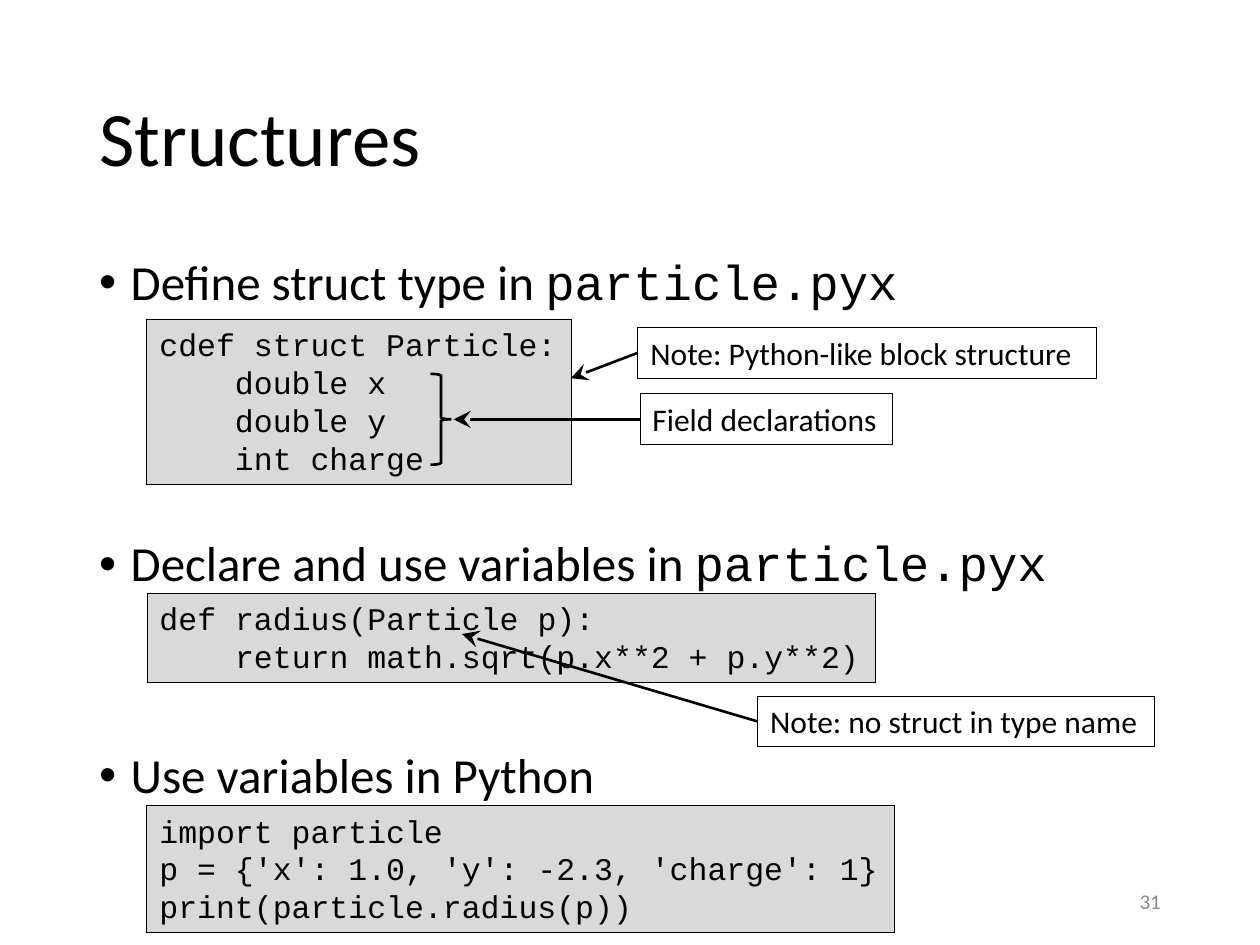
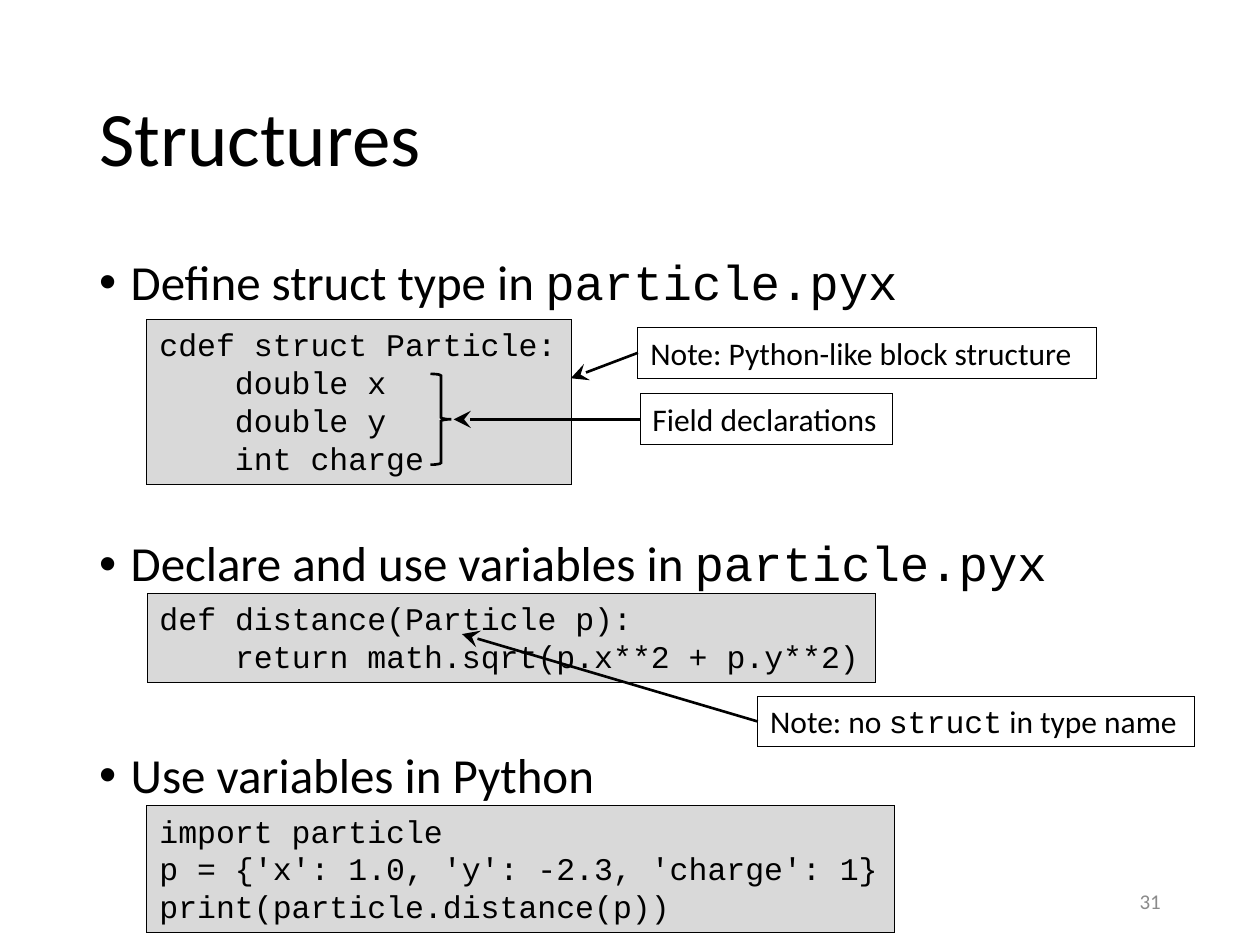
Before and after one commit to gjbex/training-material, a slide deck: slide 31 of Python/python_hpc.pptx. Drawn at 1260x945 pixels with LibreOffice and Linux fonts; fonts in the diff are those of the drawing. Boxes give left, top, right and bottom in pixels: in the first picture for what was removed or moved away, otherwise in the second. Text is boxed around its words. In the diff, an @@ line names an element or a change of style, - is before the commit and + after.

Commit message:
Fixed typos; small updates

```diff
--- a/Python/python_hpc.pptx
+++ b/Python/python_hpc.pptx
@@ text in rectangle at (x1=159, y1=608, x2=632, y2=640): text changed @@
-def radius(Particle p):
+def distance(Particle p):
@@ rectangle "Note: no struct in type ..." resized from (x1=757, y1=696, x2=1154, y2=746) to (x1=757, y1=696, x2=1194, y2=746) @@
@@ rectangle "Note: no struct in type ..." at (x1=757, y1=696, x2=1194, y2=746): font Calibri to Courier New in "struct" @@
@@ text in rectangle at (x1=159, y1=895, x2=669, y2=925): text changed @@
-print(particle.radius(p))
+print(particle.distance(p))
```
Also in this commit, not shown: 11 other slides changed.
